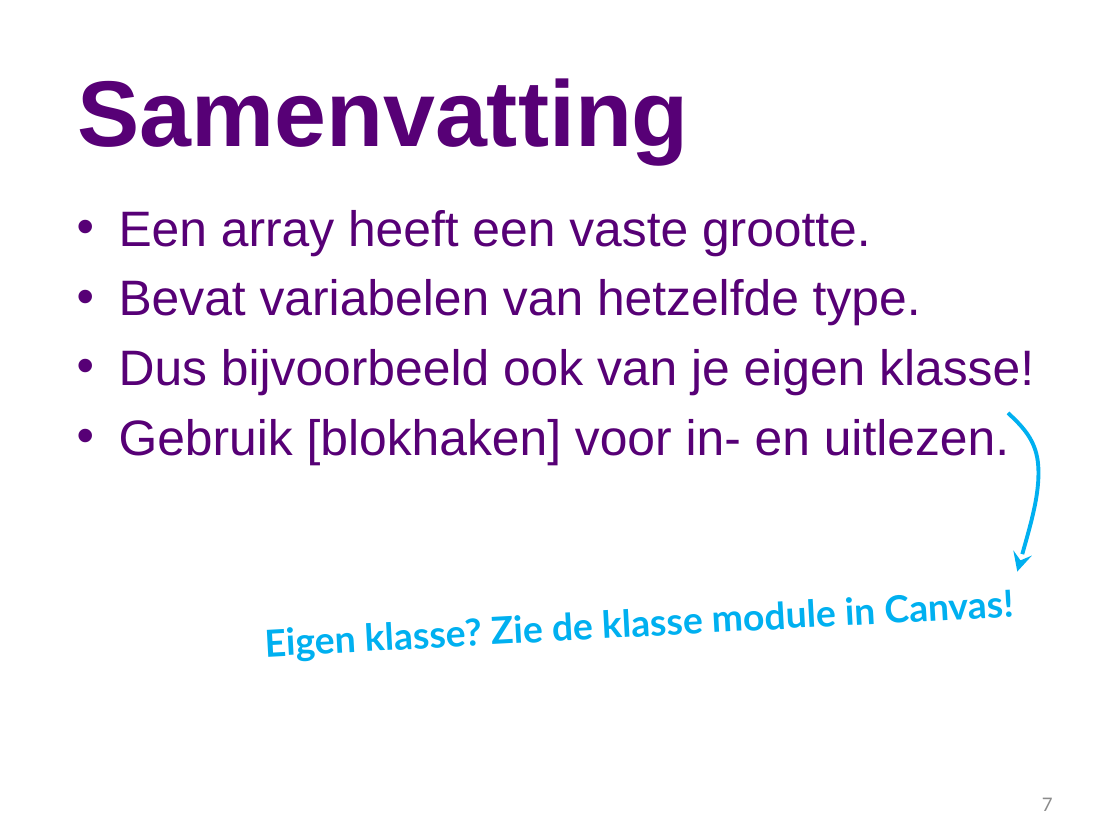
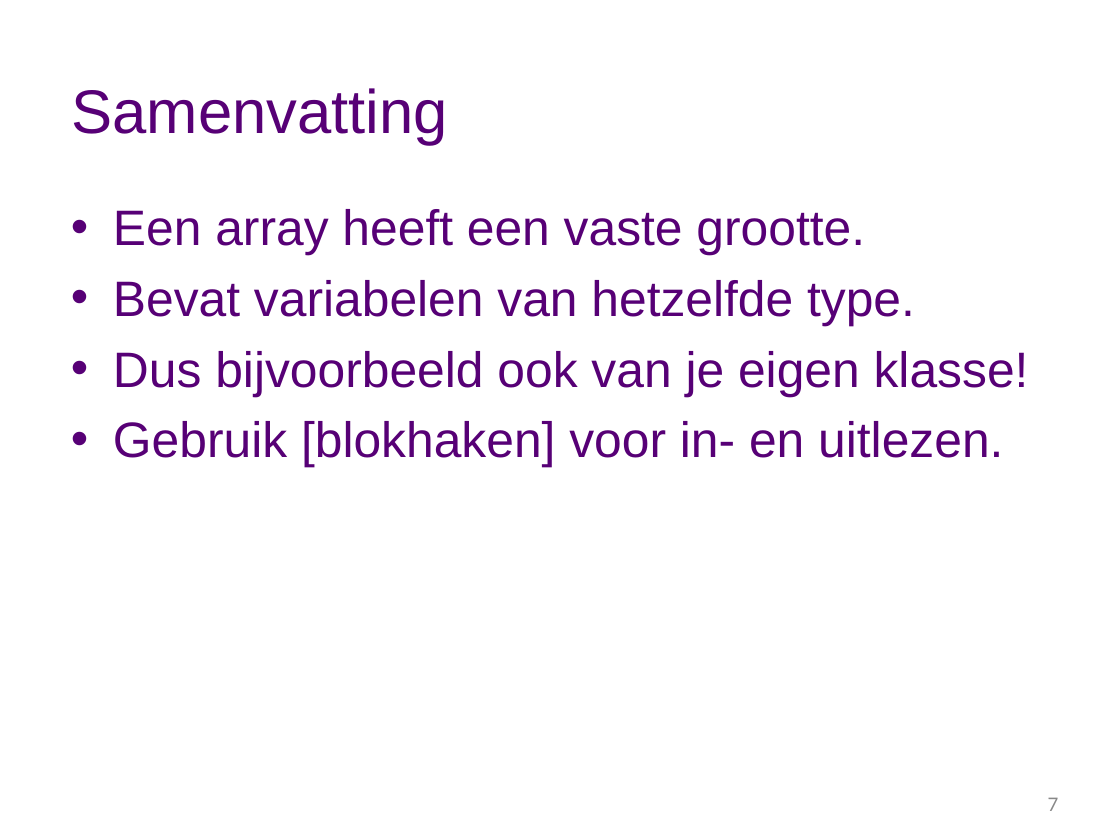
Before and after one commit to stasemsoft/softwarematerial, a slide deck: slide 7 of docs/basic/collecties/theorie_FUN12_Arrays.pptx. Drawn at 1120x840 pixels with LibreOffice and Linux fonts; fonts in the diff are those of the drawing; background and template pictures are left out. Boxes give left, top, right and bottom in pixels: in the first picture for what was removed or moved away, otherwise in the second. Text is boxed around its words. In the diff, an @@ line names an element or a change of style, - is before the commit and + after.

```diff
--- a/docs/basic/collecties/theorie_FUN12_Arrays.pptx
+++ b/docs/basic/collecties/theorie_FUN12_Arrays.pptx
@@ title "Samenvatting" at bbox=[72, 88, 448, 145]: size 60 to 39.6 pt, bold off @@
@@ text "Een array heeft een vaste ..." rewrapped from bbox=[119, 210, 1034, 465] to bbox=[113, 209, 1029, 468] @@
@@ freeform shape removed at bbox=[1008, 413, 1038, 572] @@
@@ text removed at bbox=[265, 615, 544, 662] @@
-Eigen klasse? Zie de klasse module in Canvas!
@@ page number at bbox=[1048, 797, 1059, 811]: text colour #8C8C8C to #888888 @@
```
Also in this commit, not shown: 6 other slides changed, 1 slide removed.
